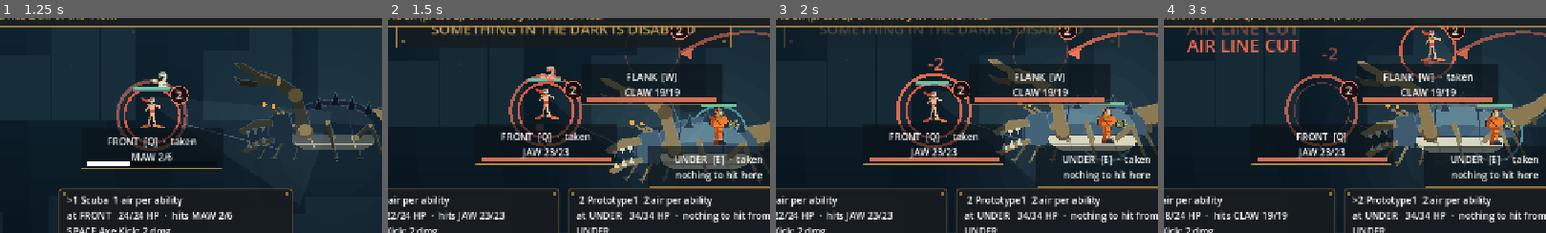
Above: before the commit, frames 1-4 (left to right).
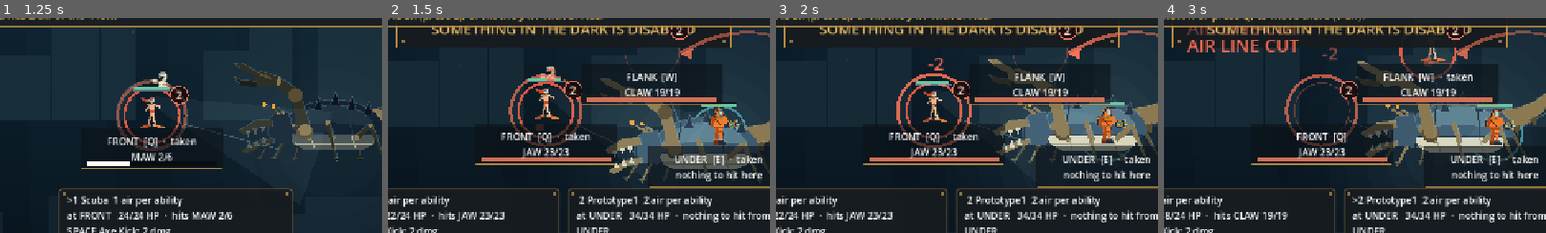
Above: after the commit, the same moments.

Repository: ImmortalDemonGod/salvage
Game: Godot game, scene res://game/main.tscn
The game is run twice, just before and just after one commit, with the same random seed, the same clock (stepped at 60 frames per second) and the same inputs.
Inputs (mouse positions are % of the whole screen's width and height, from its top left):
- Up to frame 1 (1.25 s): tap Enter at 0.5 s; move the mouse to (72, 45) at 0.52 s; hold W from 0.53 s (still down); tap 1 at 0.6 s; click (72, 45) at 0.67 s; tap Space at 0.77 s
- Up to frame 2 (1.5 s): release W at 1.25 s; tap Enter at 1.25 s; drag from (30, 55) to (45, 70) at 1.27 s
- Up to frame 3 (2 s): no input
- Up to frame 4 (3 s): tap Enter at 2, 2.75 s; move the mouse to (60, 28) at 2.02 s; hold W 2.03-2.75 s; tap 3 at 2.1 s; drag from (45, 70) to (20, 35) at 2.77 s
The pictures show only the part of the screen within x 27-77%, y 33-83%; the shares and areas given below are measured in that part.

Frame 1 is identical in both runs. In frame 2, 0.6% of the frame differs, in the area x 2-90%, y 4-14%; in frame 3, 1.5%; in frame 4, 2.8%, in the area x 2-90%, y 3-14%.

Commit message:
say it before it happens, and hold the win long enough to see
Two more from the playtest.

He watched AIR LINE CUT appear again and again without ever being told
what caused it, and concluded ENTER did it. The prompt now warns while it
can still be acted on: an attack will hit empty water and tear an air
line, stand in it or accept it. The rule was in the sim from day one and
the player had no way to learn it except by losing to it.

And the win banner ran for 0.9 seconds. His words: there is no indication
that I won, other than that now we are on a different screen. It holds for
2.6 now.

Diff:
--- a/game/main.gd
+++ b/game/main.gd
@@ -584,7 +584,23 @@
 				return "%s is about to be hit. Move to %s (press %s), or hit the %s with SPACE." % [
 					d.dname, Combat.STATION_NAMES[int(st)], ["Q", "W", "E", "R", "T"][int(st)],
 					String(combat.LIMB_NAMES[combat.target_limb(d)]).to_upper()]
+	# an attack that will land on an empty station costs the squad an air
+	# line, and he watched that happen repeatedly without ever being told
+	# why. Warn while it can still be avoided.
+	var empty_swing := false
+	for it in combat.intents():
+		if int(combat.limb_stun[int(it.limb)]) > 0 or combat.limb_broken[int(it.limb)]:
+			continue
+		var landed := false
+		for st in it.stations:
+			for dd in combat.divers:
+				if not dd.down and int(dd.station) == int(st):
+					landed = true
+		if not landed:
+			empty_swing = true
 	var lb2: int = combat.target_limb(d)
+	if empty_swing:
+		return "An attack will hit empty water and tear an air line: you lose 1 air next turn. Stand in it, or accept it."
 	if lb2 >= 0:
 		return "Press SPACE to hit the %s.   %s has %d air of the %d left." % [
 			String(combat.LIMB_NAMES[lb2]).to_upper(), d.dname, combat.air, combat.air_this_turn()]
@@ -921,7 +937,7 @@
 func _after() -> void:
 	if combat != null and combat.outcome != "ongoing":
 		_won = ("%s IS DISABLED" % String(combat.enc.get("title", "the enemy")).to_upper()) if combat.outcome == "victory" else "THE SQUAD IS LOST"
-		_hold = 0.9
+		_hold = 2.6
 		run.advance()
 		combat = run.combat
 		selected = 0
